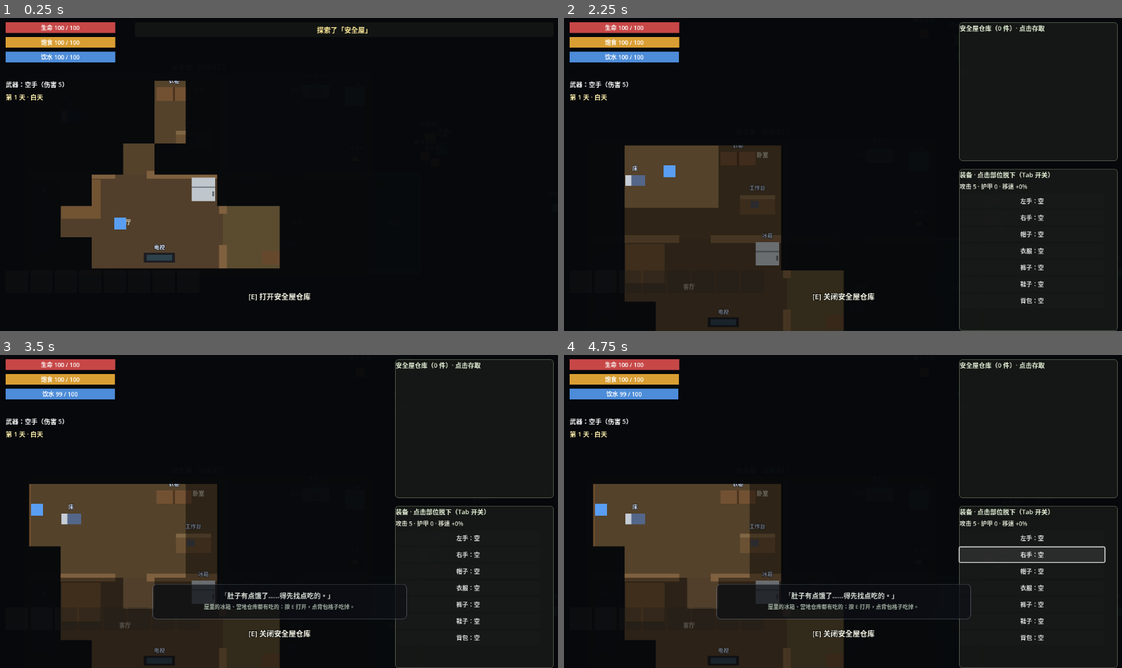
Above: before the commit, frames 1-4 (two rows, left to right).
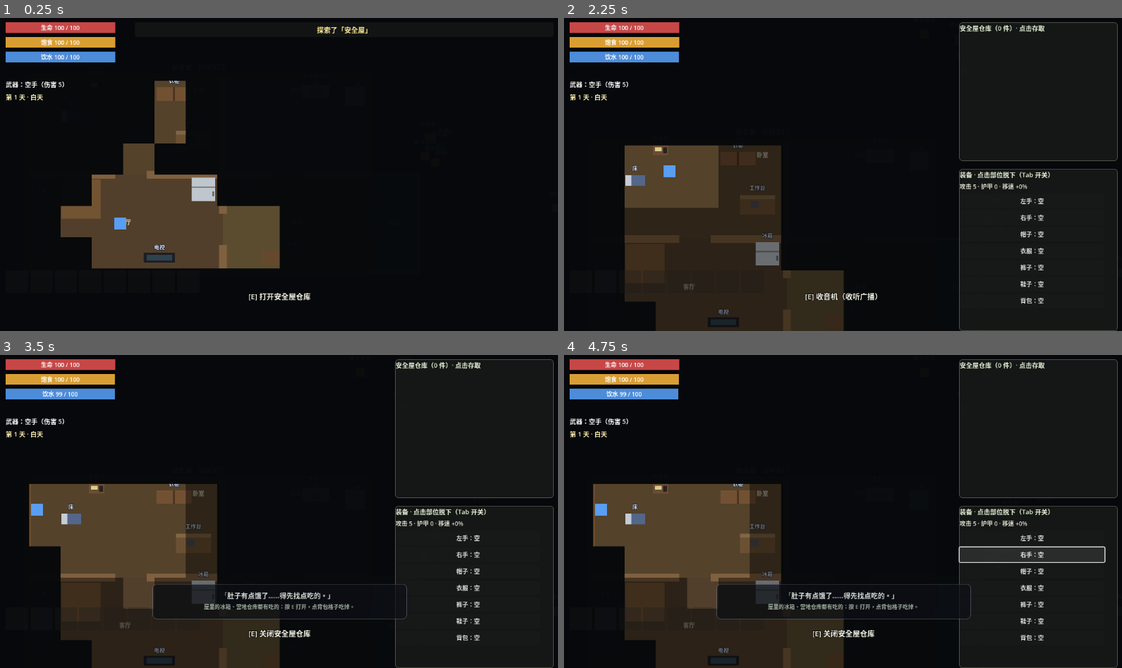
Above: after the commit, the same moments.

Repository: zw555/SurvivalDemo
Game: Godot game, scene res://scenes/main/Main.tscn
Same seed, same stepped clock (60 frames per second), same inputs: the game is played once before the commit and once after it. Sound files missing from this copy of the repository are replaced by a short silence.
Inputs (mouse positions are in pixels of both pictures, inside the frame that each line leads up to):
- Up to frame 1 (0.25 s): no input
- Up to frame 2 (2.25 s): tap Enter at 0.5 s; move the mouse to (815, 237) at 0.52 s; press the mouse at (815, 237) at 0.53 s; hold W (move_up) 0.53-2.03 s; move the mouse to (1010, 221) at 1.27 s; release the mouse at (1010, 221) at 1.28 s; tap E (interact) at 1.35 s; move the mouse to (675, 124) at 2.02 s; hold A (move_left) from 2.03 s (still down); hold Tab (toggle_equipment) from 2.03 s (still down)
- Up to frame 3 (3.5 s): keep holding A (move_left); move the mouse to (306, 508) at 2.77 s; release Tab (toggle_equipment) at 2.78 s; click (306, 508) at 2.85 s
- Up to frame 4 (4.75 s): release A (move_left) at 3.5 s; click "左手：空" at 3.5 s; click "右手：空" at 4.25 s

The runs differ from the first frame. In frame 2, 0.2% of the frame differs, in the area x 16-57%, y 41-91%; in frame 3, less than 0.1%; in frame 4, less than 0.1%.

Commit message:
fix: 收音机从厕所区挪到卧室床边靠墙 (202,1098)
- 用户反馈厕所内放置不合理；新位贴北墙、床右侧，不挡门洞不与家具重叠
- 冒烟测试全绿，实跑 180 帧 0 报错

Diff:
--- a/scenes/main/Main.tscn
+++ b/scenes/main/Main.tscn
@@ -579,7 +579,7 @@
 position = Vector2(400, 1210)
 
 [node name="Radio" parent="." instance=ExtResource("68_radio")]
-position = Vector2(735, 1250)
+position = Vector2(202, 1098)
 
 [node name="ThoughtSystem" type="Node" parent="."]
 script = ExtResource("67_thought")
Not shown, changed: .workbuddy/memory/2026-10-14.md
